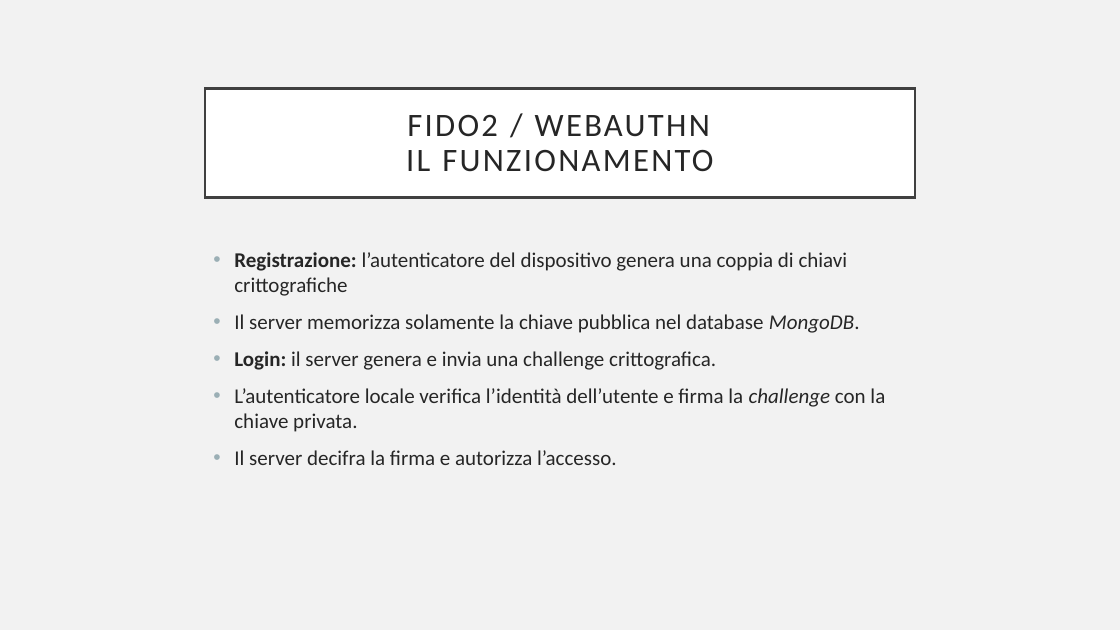
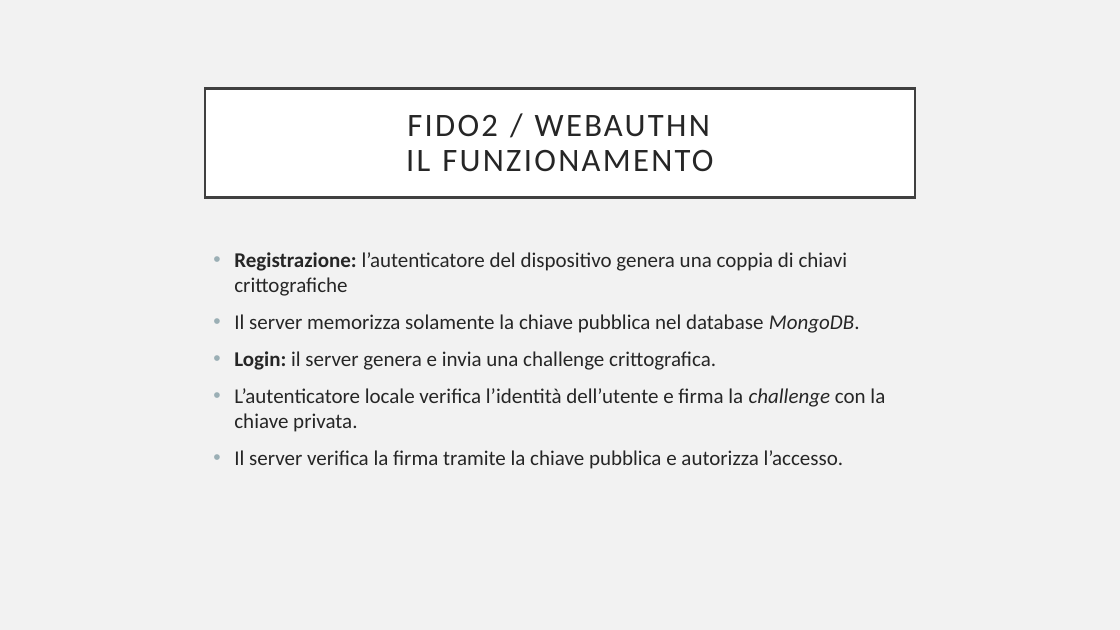
Before and after one commit to simonemontagnini02/Login-Passwordless, a slide deck: slide 4 of Login_passwordless.pptx. Drawn at 1120x630 pixels with LibreOffice and Linux fonts; fonts in the diff are those of the drawing. Boxes give left, top, right and bottom in pixels: in the first picture for what was removed or moved away, otherwise in the second. Text is boxed around its words. In the diff, an @@ line names an element or a change of style, - is before the commit and + after.

```diff
--- a/Login_passwordless.pptx
+++ b/Login_passwordless.pptx
@@ text at bbox=[234, 450, 844, 469]: text changed @@
-• Il server decifra la firma e autorizza l’accesso.
+• Il server verifica la firma tramite la chiave pubblica e autorizza l’accesso.
```
Also in this commit, not shown: 2 other slides changed.
